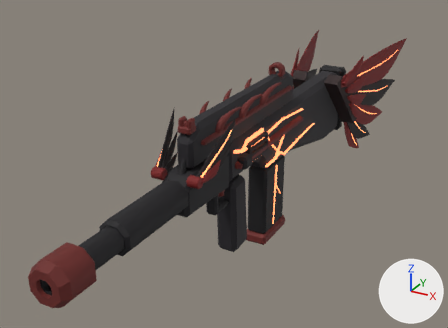
Before and after pictures for a commit that changed the glTF model roblox/assets/weapons-kit/w_burst@burst_infernal.glb.
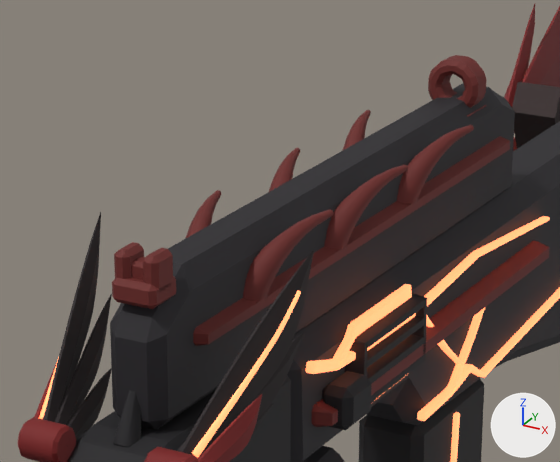
Each version is shown whole from a 50 mm lens placed at (0.587, -1.208, 0.536), pointed at (-0.08, 0.005, -0.071), then close up on the part from 32% to 68% of the width and 14% to 55% of the height. The axes (+X, +Y, +Z) are drawn at lower right. The lights are the same throughout. The older version's two pictures come first. Vertices at exactly the same position are counted once.

In view in the first close-up: 'body_wzA__shell__p232025', 'body_wzN__glow__nff8a5a', 'body_wzN__gold__p6b2420', 'body_wzN__trim__p18161a', 'fore_wzB__trim__p18161a', 'fore_wzN__cov__p7a1a1a', 'fore_wzN__feat__p1e1416', 'handle_wzA__shell__p232025', 'handle_wzN__gold__p6b2420', 'handle_wzN__horn__p6b2420', 'mag_wzB__dark__p151316', 'stock_wzN__bone__p2c1a1a' and 7 more.
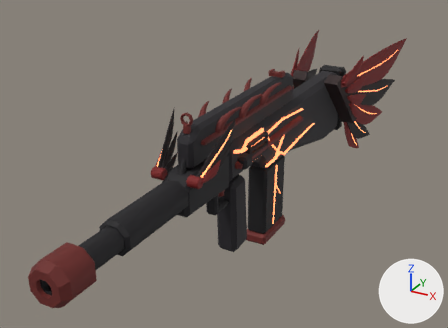
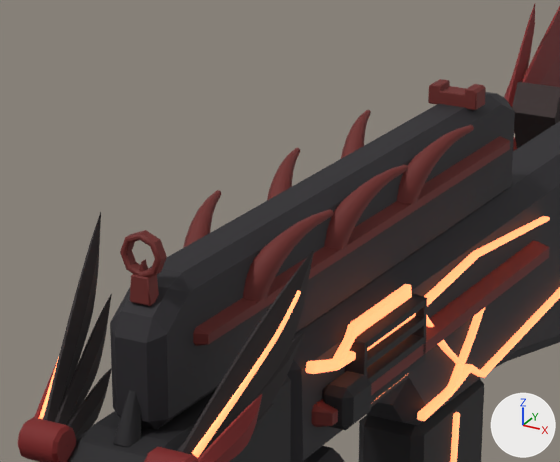
Edits to the bpy script that builds the scene:
```text
Change me_handle_wza__shell__p232025:
    used by ob_handle_wza__shell__p232025; location = (0.0, 0.0, 0.0)
    before: 10 (0.01, 0.152, 0.137) at pixel (488, 87), 12 (0.01, -0.262, 0.137) at pixel (181, 264), 27 (-0.01, 0.152, 0.137) at pixel (462, 83), 31 (-0.01, -0.262, 0.137)
    remove me_handle_wza__shell__p232025.from_pydata(...)  # 36 vertices, 68 faces; spans x -0.018..0.018, y -0.3..0.19, z 0.05..0.137
    add me_handle_wza__shell__p232025.from_pydata(...)  # 36 vertices, 68 faces; spans x -0.018..0.018, y -0.3..0.19, z 0.05..0.132
    me_handle_wza__shell__p232025 part 1
    add for i in [10, 12, 27, 31]: me_handle_wza__shell__p232025.vertices[i].co += Vector((0.0, 0.0, -0.005))
Change me_handle_wzn__gold__p6b2420:
    used by ob_handle_wzn__gold__p6b2420; location = (0.0, 0.0, 0.0)
    remove me_handle_wzn__gold__p6b2420.from_pydata(...)  # 272 vertices, 520 faces; spans x -0.026..0.026, y -0.298..0.16, z 0.09..0.163
    add me_handle_wzn__gold__p6b2420.from_pydata(...)  # 24 vertices, 44 faces; spans x -0.026..0.026, y -0.265..0.16, z 0.09..0.102
    me_handle_wzn__gold__p6b2420 part 2: 6 loose pieces with 248 vertices, spanning x -0.018..0.018, y -0.298..0.136, z 0.122..0.163, are deleted
Add me_sight_wzn__gold__p6b2420:
    me_sight_wzn__gold__p6b2420.from_pydata(...)  # 166 vertices, 320 faces; spans x -0.018..0.018, y -0.29..0.128, z 0.121..0.161
    me_sight_wzn__gold__p6b2420.materials.append(mat_gold)  # dark red #6b2420
Add ob_sight_wzn__gold__p6b2420:
    ob_sight_wzn__gold__p6b2420 = bpy.data.objects.new('sight_wzN__gold__p6b2420', me_sight_wzn__gold__p6b2420)
    ob_sight_wzn__gold__p6b2420.location = (0.0, 0.0, 0.0)
```

What differs and where, as boxes (x1, y1, x2, y2) in the close-ups (560 x 462 px; the box of a moved part takes in the faces that stretch with it):
'handle_wzA__shell__p232025', reshaped: before (110, 83, 515, 430); after (110, 92, 515, 430)
'handle_wzN__gold__p6b2420', reshaped: before (112, 55, 510, 346); after (193, 136, 510, 346)
'sight_wzN__gold__p6b2420', added: after (120, 79, 486, 306)
part 1 of me_handle_wza__shell__p232025, moved or reshaped: before (168, 83, 502, 292); after (150, 92, 502, 292)
part 2 of me_handle_wzn__gold__p6b2420, deleted: before (112, 55, 487, 309)
